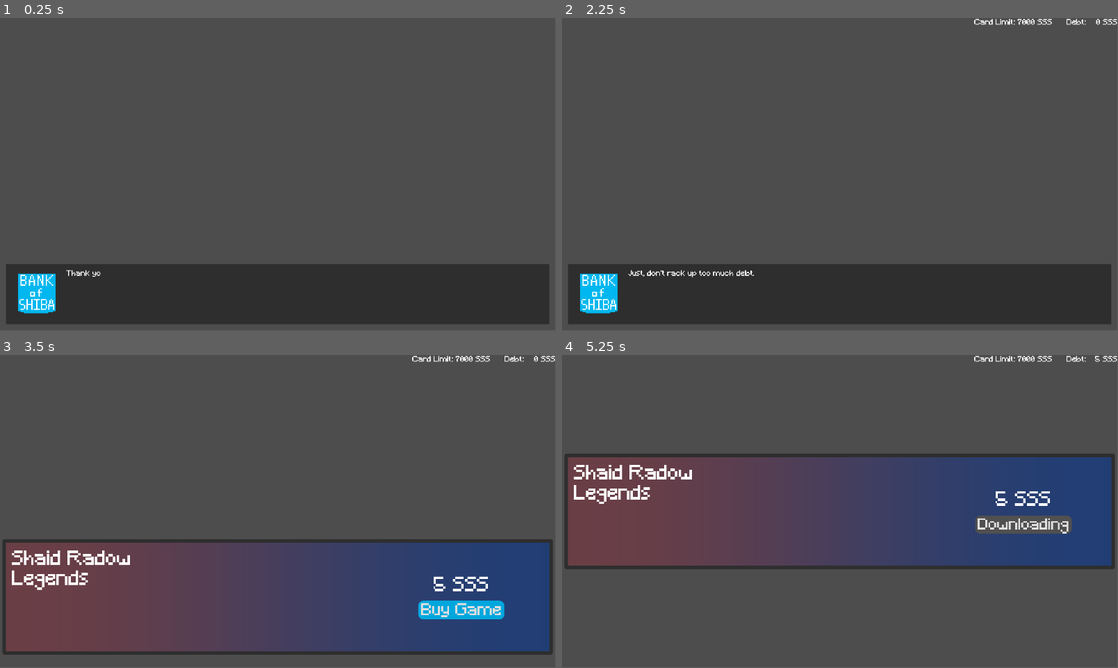
Above: before the commit, frames 1-4 (two rows, left to right).
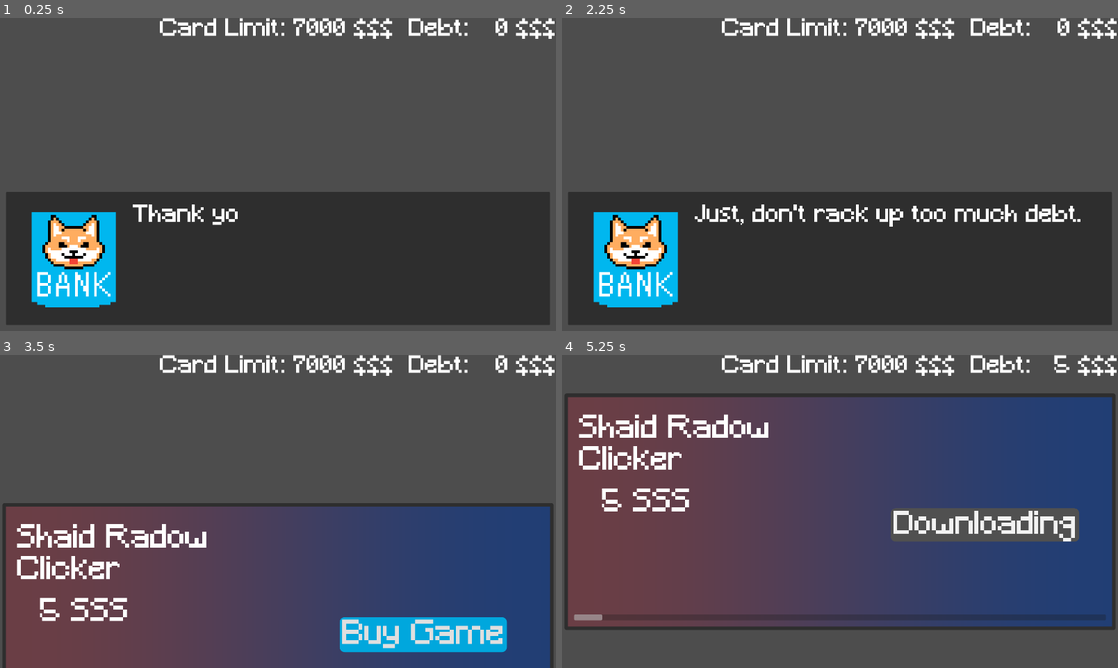
Above: after the commit, the same moments.

Repository: Heinrich-XIAO/average-mobile-game
Game: Godot game, scene res://scenes/Root.tscn
Same seed, same stepped clock (60 frames per second), same inputs: the game is played once before the commit and once after it.
Inputs (mouse positions are in pixels of both pictures, inside the frame that each line leads up to):
- Up to frame 1 (0.25 s): no input
- Up to frame 2 (2.25 s): tap Enter at 0.5, 0.6, 2.1 s; move the mouse to (962, 158) at 0.52 s; click (962, 158) at 0.67 s; tap Space at 1.25 s; move the mouse to (728, 190) at 1.27 s; tap F at 1.35 s; click (728, 190) at 1.42 s; move the mouse to (895, 105) at 2.02 s; click (895, 105) at 2.17 s
- Up to frame 3 (3.5 s): tap Enter at 2.75 s; move the mouse to (250, 574) at 2.77 s; tap F at 2.85 s; click (250, 574) at 2.92 s
- Up to frame 4 (5.25 s): click "Buy Game" at 3.5 s; click (984, 542) at 4.25 s, where only the run after the commit has a clickable "Downloading"; move the mouse to (1006, 558) at 5.02 s; tap F at 5.1 s; click (1006, 558) at 5.17 s
In our replay, the window is 799x449 before the commit and 800x450 after it. These sizes can differ from the game's own. Grey fills any space a smaller window leaves; there, only what the larger window draws over its background counts as a difference.

The runs differ from the first frame. In frame 1, 26% of the frame differs, in the area x 1-100%, y 0-98%; in frame 2, 26%; in frame 3, 19%; in frame 4, 32%, in the area x 0-100%, y 0-88%.

Commit message:
new scene

Diff:
--- a/Globals.gd
+++ b/Globals.gd
@@ -3,6 +3,14 @@
 signal debt_changed(newvalue)
 var debt: int = 0 : set = set_debt
 
+signal bought_game()
+var bought_game_state: bool = false : set = set_bought_game_state
+
 func set_debt(value):
 	debt = value
 	emit_signal("debt_changed", value)
+
+func set_bought_game_state(value):
+	bought_game_state = value
+	if value:
+		emit_signal("bought_game")
--- a/font.tres
+++ b/font.tres
@@ -4,4 +4,4 @@
 
 [resource]
 font = ExtResource("1_7j002")
-font_size = 32
+font_size = 98
--- a/project.godot
+++ b/project.godot
@@ -23,6 +23,7 @@
 
 window/size/viewport_width=2304
 window/size/viewport_height=1296
+window/stretch/mode="viewport"
 
 [editor_plugins]
 
--- a/scenes/Dialog.tscn
+++ b/scenes/Dialog.tscn
@@ -13,7 +13,7 @@
 script = ExtResource("2_nfiha")
 
 [node name="PanelContainer" type="PanelContainer" parent="."]
-custom_minimum_size = Vector2(0, 250)
+custom_minimum_size = Vector2(0, 500)
 layout_mode = 1
 anchors_preset = -1
 anchor_top = 1.0
@@ -27,17 +27,17 @@
 
 [node name="MarginContainer" type="MarginContainer" parent="PanelContainer"]
 layout_mode = 2
-theme_override_constants/margin_left = 25
-theme_override_constants/margin_top = 25
-theme_override_constants/margin_right = 25
-theme_override_constants/margin_bottom = 25
+theme_override_constants/margin_left = 50
+theme_override_constants/margin_top = 50
+theme_override_constants/margin_right = 50
+theme_override_constants/margin_bottom = 50
 
 [node name="HBoxContainer" type="HBoxContainer" parent="PanelContainer/MarginContainer"]
 layout_mode = 2
 theme_override_constants/separation = 25
 
 [node name="TextureRect" type="TextureRect" parent="PanelContainer/MarginContainer/HBoxContainer"]
-custom_minimum_size = Vector2(200, 200)
+custom_minimum_size = Vector2(450, 450)
 layout_mode = 2
 
 [node name="Label" type="Label" parent="PanelContainer/MarginContainer/HBoxContainer"]
--- /dev/null
+++ b/scenes/Game.tscn
@@ -0,0 +1,76 @@
+[gd_scene load_steps=8 format=3 uid="uid://c6e85mo505ud1"]
+
+[ext_resource type="FontFile" uid="uid://c42lwm6ec4n06" path="res://Minecraft.ttf" id="1_ibkli"]
+[ext_resource type="Script" uid="uid://cllhm2ckcrbdb" path="res://scenes/game.gd" id="1_s0nni"]
+[ext_resource type="StyleBox" uid="uid://cons8p27lgekx" path="res://start.tres" id="2_qbsmt"]
+[ext_resource type="AudioStream" uid="uid://cfyvi4elmnnqw" path="res://assets/bgmusic.mp3" id="3_cpr0p"]
+[ext_resource type="AudioStream" uid="uid://cmccnl5c7xouu" path="res://assets/Woosh.mp3" id="4_aug50"]
+
+[sub_resource type="StyleBoxFlat" id="StyleBoxFlat_qbsmt"]
+bg_color = Color(1, 0.303947, 0.197165, 1)
+
+[sub_resource type="LabelSettings" id="LabelSettings_qbsmt"]
+font = ExtResource("1_ibkli")
+font_size = 208
+
+[node name="Game" type="Control"]
+layout_mode = 3
+anchors_preset = 15
+anchor_right = 1.0
+anchor_bottom = 1.0
+grow_horizontal = 2
+grow_vertical = 2
+script = ExtResource("1_s0nni")
+
+[node name="Panel" type="Panel" parent="."]
+layout_mode = 1
+anchors_preset = 15
+anchor_right = 1.0
+anchor_bottom = 1.0
+grow_horizontal = 2
+grow_vertical = 2
+theme_override_styles/panel = SubResource("StyleBoxFlat_qbsmt")
+
+[node name="Label" type="Label" parent="."]
+layout_mode = 1
+anchors_preset = 10
+anchor_right = 1.0
+offset_top = 150.0
+offset_bottom = 569.0
+grow_horizontal = 2
+text = "Welcome to
+Shaid Radow Clicker"
+label_settings = SubResource("LabelSettings_qbsmt")
+horizontal_alignment = 1
+autowrap_mode = 2
+
+[node name="Start" type="Button" parent="."]
+layout_mode = 1
+anchors_preset = 8
+anchor_left = 0.5
+anchor_top = 0.5
+anchor_right = 0.5
+anchor_bottom = 0.5
+offset_left = -383.0
+offset_top = 52.0
+offset_right = 383.0
+offset_bottom = 368.0
+grow_horizontal = 2
+grow_vertical = 2
+theme_override_colors/font_color = Color(1, 1, 1, 1)
+theme_override_fonts/font = ExtResource("1_ibkli")
+theme_override_font_sizes/font_size = 256
+theme_override_styles/focus = ExtResource("2_qbsmt")
+theme_override_styles/hover_pressed = ExtResource("2_qbsmt")
+theme_override_styles/hover = ExtResource("2_qbsmt")
+theme_override_styles/pressed = ExtResource("2_qbsmt")
+theme_override_styles/normal = ExtResource("2_qbsmt")
+text = "Start"
+
+[node name="Whoosh" type="AudioStreamPlayer2D" parent="."]
+stream = ExtResource("4_aug50")
+volume_db = 18.11
+
+[node name="Background" type="AudioStreamPlayer2D" parent="."]
+stream = ExtResource("3_cpr0p")
+parameters/looping = true
--- /dev/null
+++ b/scenes/Intro.tscn
@@ -0,0 +1,191 @@
+[gd_scene load_steps=12 format=3 uid="uid://64xji1dgog3m"]
+
+[ext_resource type="Script" uid="uid://lgxvg6cegl2a" path="res://scripts/phone.gd" id="1_ywiat"]
+[ext_resource type="FontFile" uid="uid://c42lwm6ec4n06" path="res://Minecraft.ttf" id="2_mkji7"]
+[ext_resource type="StyleBox" uid="uid://bgk74gardftf2" path="res://downloading_game.tres" id="3_capyo"]
+[ext_resource type="StyleBox" uid="uid://btmlfjuc6cbf7" path="res://buy_game.tres" id="4_b2a04"]
+
+[sub_resource type="StyleBoxFlat" id="StyleBoxFlat_t5lxn"]
+bg_color = Color(0.180392, 0.180392, 0.180392, 1)
+border_color = Color(0.111197, 0.111197, 0.111197, 1)
+corner_radius_top_left = 10
+corner_radius_top_right = 10
+corner_radius_bottom_right = 10
+corner_radius_bottom_left = 10
+
+[sub_resource type="Curve" id="Curve_t5lxn"]
+_data = [Vector2(0.00334448, 0.59375), 0.0, 0.0, 0, 0, Vector2(1, 0.1875), 0.0, 0.0, 0, 0]
+point_count = 2
+
+[sub_resource type="Curve" id="Curve_ds0p6"]
+_data = [Vector2(0.605351, 0.620245), 0.0, 0.0, 0, 0]
+point_count = 1
+
+[sub_resource type="Curve" id="Curve_5egc8"]
+_data = [Vector2(0, 0.452446), 0.0, 0.0, 0, 0, Vector2(1, 0.761549), 0.0, 0.0, 0, 0]
+point_count = 2
+
+[sub_resource type="CurveXYZTexture" id="CurveXYZTexture_spd4q"]
+curve_x = SubResource("Curve_t5lxn")
+curve_y = SubResource("Curve_ds0p6")
+curve_z = SubResource("Curve_5egc8")
+
+[sub_resource type="StyleBoxTexture" id="StyleBoxTexture_ypxwd"]
+texture = SubResource("CurveXYZTexture_spd4q")
+modulate_color = Color(0.701653, 0.391428, 0.599674, 1)
+
+[sub_resource type="LabelSettings" id="LabelSettings_t5lxn"]
+font = ExtResource("2_mkji7")
+font_size = 128
+
+[node name="Intro" type="Control"]
+custom_minimum_size = Vector2(0, 1000)
+layout_mode = 3
+anchors_preset = 14
+anchor_top = 0.5
+anchor_right = 1.0
+anchor_bottom = 0.5
+offset_top = -250.0
+offset_bottom = 250.0
+grow_horizontal = 2
+grow_vertical = 2
+script = ExtResource("1_ywiat")
+
+[node name="PanelContainer" type="PanelContainer" parent="."]
+z_index = -1
+layout_mode = 1
+anchors_preset = -1
+anchor_right = 1.0
+anchor_bottom = 1.0
+offset_left = 10.0
+offset_top = 10.0
+offset_right = -10.0
+offset_bottom = -10.0
+grow_horizontal = 2
+grow_vertical = 2
+pivot_offset = Vector2(30, 6)
+theme_override_styles/panel = SubResource("StyleBoxFlat_t5lxn")
+
+[node name="Panel" type="Panel" parent="."]
+layout_mode = 1
+anchors_preset = -1
+anchor_right = 1.0
+anchor_bottom = 1.0
+offset_left = 25.0
+offset_top = 25.0
+offset_right = -25.0
+offset_bottom = -25.0
+grow_horizontal = 2
+grow_vertical = 2
+theme_override_styles/panel = SubResource("StyleBoxTexture_ypxwd")
+
+[node name="Downloads" type="Button" parent="Panel"]
+visible = false
+layout_mode = 1
+anchors_preset = -1
+anchor_left = 1.0
+anchor_top = 0.5
+anchor_right = 1.0
+anchor_bottom = 0.5
+offset_left = -525.0
+offset_top = 28.0
+offset_right = -146.0
+offset_bottom = 92.0
+grow_horizontal = 0
+grow_vertical = 2
+theme_override_fonts/font = ExtResource("2_mkji7")
+theme_override_font_sizes/font_size = 128
+theme_override_styles/focus = ExtResource("3_capyo")
+theme_override_styles/hover_pressed = ExtResource("3_capyo")
+theme_override_styles/hover = ExtResource("3_capyo")
+theme_override_styles/pressed = ExtResource("3_capyo")
+theme_override_styles/normal = ExtResource("3_capyo")
+text = "Downloading"
+
+[node name="Buy" type="Button" parent="Panel"]
+layout_mode = 1
+anchors_preset = -1
+anchor_left = 1.0
+anchor_top = 0.5
+anchor_right = 1.0
+anchor_bottom = 0.5
+offset_left = -295.0
+offset_top = 84.0
+offset_right = -205.0
+offset_bottom = 36.0
+grow_horizontal = 0
+grow_vertical = 2
+theme_override_fonts/font = ExtResource("2_mkji7")
+theme_override_font_sizes/font_size = 128
+theme_override_styles/focus = ExtResource("4_b2a04")
+theme_override_styles/hover_pressed = ExtResource("4_b2a04")
+theme_override_styles/hover = ExtResource("4_b2a04")
+theme_override_styles/pressed = ExtResource("4_b2a04")
+theme_override_styles/normal = ExtResource("4_b2a04")
+text = "Buy Game"
+
+[node name="Open" type="Button" parent="Panel"]
+visible = false
+layout_mode = 1
+anchors_preset = -1
+anchor_left = 1.0
+anchor_top = 0.5
+anchor_right = 1.0
+anchor_bottom = 0.5
+offset_left = -675.0
+offset_top = 28.0
+offset_right = -358.0
+offset_bottom = 92.0
+grow_horizontal = 0
+grow_vertical = 2
+theme_override_fonts/font = ExtResource("2_mkji7")
+theme_override_font_sizes/font_size = 128
+theme_override_styles/focus = ExtResource("4_b2a04")
+theme_override_styles/hover_pressed = ExtResource("4_b2a04")
+theme_override_styles/hover = ExtResource("4_b2a04")
+theme_override_styles/pressed = ExtResource("4_b2a04")
+theme_override_styles/normal = ExtResource("4_b2a04")
+text = "Open
+"
+
+[node name="ProgressBar" type="ProgressBar" parent="Panel"]
+layout_mode = 1
+anchors_preset = -1
+anchor_top = 1.0
+anchor_right = 1.0
+anchor_bottom = 1.0
+offset_left = 25.0
+offset_top = -50.0
+offset_right = -25.0
+offset_bottom = -25.0
+grow_horizontal = 2
+grow_vertical = 0
+show_percentage = false
+
+[node name="Label" type="Label" parent="."]
+layout_mode = 0
+offset_left = 71.0
+offset_top = 98.0
+offset_right = 1099.0
+offset_bottom = 357.0
+text = "Shaid Radow Clicker"
+label_settings = SubResource("LabelSettings_t5lxn")
+autowrap_mode = 2
+
+[node name="Label2" type="Label" parent="."]
+layout_mode = 1
+anchors_preset = -1
+anchor_left = 1.0
+anchor_top = 0.5
+anchor_right = 1.0
+anchor_bottom = 0.5
+offset_left = -2164.0
+offset_top = -97.0
+offset_right = -1744.0
+offset_bottom = 31.0
+grow_horizontal = 0
+grow_vertical = 2
+text = "5 SSS"
+label_settings = SubResource("LabelSettings_t5lxn")
+horizontal_alignment = 1
+autowrap_mode = 2
--- a/scenes/Phone.tscn
+++ /dev/null
@@ -1,150 +0,0 @@
-[gd_scene load_steps=12 format=3 uid="uid://64xji1dgog3m"]
-
-[ext_resource type="Script" uid="uid://lgxvg6cegl2a" path="res://scripts/phone.gd" id="1_ypxwd"]
-[ext_resource type="FontFile" uid="uid://c42lwm6ec4n06" path="res://Minecraft.ttf" id="2_dh71v"]
-[ext_resource type="StyleBox" uid="uid://bgk74gardftf2" path="res://downloading_game.tres" id="3_t5lxn"]
-[ext_resource type="StyleBox" uid="uid://btmlfjuc6cbf7" path="res://buy_game.tres" id="3_ypxwd"]
-
-[sub_resource type="Curve" id="Curve_t5lxn"]
-_data = [Vector2(0.00334448, 0.59375), 0.0, 0.0, 0, 0, Vector2(1, 0.1875), 0.0, 0.0, 0, 0]
-point_count = 2
-
-[sub_resource type="Curve" id="Curve_ds0p6"]
-_data = [Vector2(0.605351, 0.620245), 0.0, 0.0, 0, 0]
-point_count = 1
-
-[sub_resource type="Curve" id="Curve_5egc8"]
-_data = [Vector2(0, 0.452446), 0.0, 0.0, 0, 0, Vector2(1, 0.761549), 0.0, 0.0, 0, 0]
-point_count = 2
-
-[sub_resource type="CurveXYZTexture" id="CurveXYZTexture_spd4q"]
-curve_x = SubResource("Curve_t5lxn")
-curve_y = SubResource("Curve_ds0p6")
-curve_z = SubResource("Curve_5egc8")
-
-[sub_resource type="StyleBoxTexture" id="StyleBoxTexture_ypxwd"]
-texture = SubResource("CurveXYZTexture_spd4q")
-modulate_color = Color(0.701653, 0.391428, 0.599674, 1)
-
-[sub_resource type="LabelSettings" id="LabelSettings_t5lxn"]
-font = ExtResource("2_dh71v")
-font_size = 80
-
-[sub_resource type="StyleBoxFlat" id="StyleBoxFlat_t5lxn"]
-bg_color = Color(0.180392, 0.180392, 0.180392, 1)
-border_color = Color(0.111197, 0.111197, 0.111197, 1)
-corner_radius_top_left = 10
-corner_radius_top_right = 10
-corner_radius_bottom_right = 10
-corner_radius_bottom_left = 10
-
-[node name="Phone" type="Control"]
-custom_minimum_size = Vector2(0, 500)
-layout_mode = 3
-anchors_preset = 14
-anchor_top = 0.5
-anchor_right = 1.0
-anchor_bottom = 0.5
-grow_horizontal = 2
-grow_vertical = 2
-script = ExtResource("1_ypxwd")
-
-[node name="Panel" type="Panel" parent="."]
-layout_mode = 1
-anchors_preset = -1
-anchor_right = 1.0
-anchor_bottom = 1.0
-offset_left = 25.0
-offset_top = 25.0
-offset_right = -25.0
-offset_bottom = -25.0
-grow_horizontal = 2
-grow_vertical = 2
-theme_override_styles/panel = SubResource("StyleBoxTexture_ypxwd")
-
-[node name="Downloads" type="Button" parent="Panel"]
-visible = false
-layout_mode = 1
-anchors_preset = -1
-anchor_left = 1.0
-anchor_top = 0.5
-anchor_right = 1.0
-anchor_bottom = 0.5
-offset_left = -554.0
-offset_top = 28.0
-offset_right = -174.0
-offset_bottom = 92.0
-grow_horizontal = 0
-grow_vertical = 2
-theme_override_fonts/font = ExtResource("2_dh71v")
-theme_override_font_sizes/font_size = 64
-theme_override_styles/focus = ExtResource("3_t5lxn")
-theme_override_styles/hover_pressed = ExtResource("3_t5lxn")
-theme_override_styles/hover = ExtResource("3_t5lxn")
-theme_override_styles/pressed = ExtResource("3_t5lxn")
-theme_override_styles/normal = ExtResource("3_t5lxn")
-text = "Downloading"
-
-[node name="Button" type="Button" parent="Panel"]
-layout_mode = 1
-anchors_preset = -1
-anchor_left = 1.0
-anchor_top = 0.5
-anchor_right = 1.0
-anchor_bottom = 0.5
-offset_left = -295.0
-offset_top = 84.0
-offset_right = -205.0
-offset_bottom = 36.0
-grow_horizontal = 0
-grow_vertical = 2
-theme_override_fonts/font = ExtResource("2_dh71v")
-theme_override_font_sizes/font_size = 64
-theme_override_styles/focus = ExtResource("3_ypxwd")
-theme_override_styles/hover_pressed = ExtResource("3_ypxwd")
-theme_override_styles/hover = ExtResource("3_ypxwd")
-theme_override_styles/pressed = ExtResource("3_ypxwd")
-theme_override_styles/normal = ExtResource("3_ypxwd")
-text = "Buy Game"
-
-[node name="Label" type="Label" parent="."]
-layout_mode = 0
-offset_left = 49.0
-offset_top = 57.0
-offset_right = 655.0
-offset_bottom = 234.0
-text = "Shaid Radow Legends"
-label_settings = SubResource("LabelSettings_t5lxn")
-autowrap_mode = 2
-
-[node name="Label2" type="Label" parent="."]
-layout_mode = 1
-anchors_preset = -1
-anchor_left = 1.0
-anchor_top = 0.5
-anchor_right = 1.0
-anchor_bottom = 0.5
-offset_left = -550.0
-offset_top = -83.0
-offset_right = -230.0
-offset_bottom = -6.0
-grow_horizontal = 0
-grow_vertical = 2
-text = "5 SSS"
-label_settings = SubResource("LabelSettings_t5lxn")
-horizontal_alignment = 1
-autowrap_mode = 2
-
-[node name="PanelContainer" type="PanelContainer" parent="."]
-z_index = -1
-layout_mode = 1
-anchors_preset = -1
-anchor_right = 1.0
-anchor_bottom = 1.0
-offset_left = 10.0
-offset_top = 10.0
-offset_right = -10.0
-offset_bottom = -10.0
-grow_horizontal = 2
-grow_vertical = 2
-theme_override_styles/panel = SubResource("StyleBoxFlat_t5lxn")
--- a/scenes/Root.tscn
+++ b/scenes/Root.tscn
@@ -1,10 +1,11 @@
-[gd_scene load_steps=6 format=3 uid="uid://lwk21bgyu8g1"]
+[gd_scene load_steps=7 format=3 uid="uid://lwk21bgyu8g1"]
 
 [ext_resource type="PackedScene" uid="uid://dnnka5th1gldj" path="res://scenes/Dialog.tscn" id="1_1bxvr"]
 [ext_resource type="Script" uid="uid://c55jcsmfwvrfs" path="res://scripts/root.gd" id="1_m7djw"]
 [ext_resource type="LabelSettings" uid="uid://dk2wkwyjhrjcg" path="res://font.tres" id="3_t5xp5"]
-[ext_resource type="PackedScene" uid="uid://64xji1dgog3m" path="res://scenes/Phone.tscn" id="4_mvcll"]
+[ext_resource type="PackedScene" uid="uid://64xji1dgog3m" path="res://scenes/Intro.tscn" id="5_5npxh"]
 [ext_resource type="AudioStream" uid="uid://p55pa4dol07g" path="res://assets/debt.ogg" id="5_ont70"]
+[ext_resource type="PackedScene" uid="uid://c6e85mo505ud1" path="res://scenes/Game.tscn" id="6_5npxh"]
 
 [node name="Root" type="Control"]
 layout_mode = 3
@@ -19,33 +20,39 @@
 layout_mode = 1
 
 [node name="HBoxContainer" type="HBoxContainer" parent="."]
-visible = false
 layout_mode = 1
 anchors_preset = 1
 anchor_left = 1.0
 anchor_right = 1.0
-offset_left = -480.0
-offset_bottom = 40.0
+offset_left = -1641.0
+offset_bottom = 99.0
 grow_horizontal = 0
 
 [node name="Limit and Debt" type="Label" parent="HBoxContainer"]
 layout_mode = 2
-text = "Card Limit: 7000 SSS      Debt:"
+text = "Card Limit: 7000 $$$  Debt:"
 label_settings = ExtResource("3_t5xp5")
 
 [node name="Label" type="Label" parent="HBoxContainer"]
 custom_minimum_size = Vector2(125, 0)
 layout_mode = 2
-text = "0 SSS"
+size_flags_horizontal = 10
+text = "0 $$$"
 label_settings = ExtResource("3_t5xp5")
 horizontal_alignment = 2
 
-[node name="Phone" parent="." instance=ExtResource("4_mvcll")]
+[node name="AudioStreamPlayer" type="AudioStreamPlayer" parent="."]
+stream = ExtResource("5_ont70")
+
+[node name="Intro" parent="." instance=ExtResource("5_5npxh")]
 layout_mode = 1
 anchors_preset = -1
 anchor_top = 1.0
 anchor_bottom = 1.0
+offset_top = 0.0
+offset_bottom = 0.0
 grow_vertical = 1
 
-[node name="AudioStreamPlayer" type="AudioStreamPlayer" parent="."]
-stream = ExtResource("5_ont70")
+[node name="Game" parent="." instance=ExtResource("6_5npxh")]
+visible = false
+layout_mode = 1
--- /dev/null
+++ b/scenes/game.gd
@@ -0,0 +1,13 @@
+extends Control
+
+func woosh() -> void:
+	$Whoosh.play(0.07)
+
+func whoosh() -> void: # In case i spell it differently next time.
+	woosh()
+
+func _ready() -> void:
+	$Start.gui_input.connect(func (event):
+		if event is InputEventMouseButton and event.pressed and event.button_index == MOUSE_BUTTON_LEFT:
+			self.woosh()
+	)
--- a/scripts/phone.gd
+++ b/scripts/phone.gd
@@ -11,7 +11,8 @@
 
 
 func _ready():
-	var buy_button = $Panel/Button
+	var buy_button = $Panel/Buy
+	var open_button = $Panel/Open
 	$PanelContainer.mouse_filter = Control.MOUSE_FILTER_IGNORE
 
 	buy_button.connect("gui_input", func (event):
@@ -19,5 +20,21 @@
 			Globals.debt += 5
 			buy_button.hide()
 			$Panel/Downloads.show()
+			$Panel/ProgressBar.show()
+			var tween = create_tween()
+			tween.set_ease(Tween.EASE_IN_OUT)
+			tween.set_trans(Tween.TRANS_EXPO)
+			tween.tween_property($Panel/ProgressBar, "value", 100, 5)
+			await tween.finished
+			$Panel/Downloads.hide()
+			$Panel/ProgressBar.hide()
+			$Panel/Open.show()
 	)
+
+	open_button.connect("gui_input", func (event):
+		if event is InputEventMouseButton and not event.pressed and event.button_index == MOUSE_BUTTON_LEFT:
+			print("opened")
+			Globals.bought_game_state = true
+	)
+
 	button_animation(buy_button)
--- a/scripts/root.gd
+++ b/scripts/root.gd
@@ -2,21 +2,27 @@
 
 
 func _debt_changed(value):
-	$HBoxContainer/Label.text = str(value) + " SSS"
+	$HBoxContainer/Label.text = str(value) + " $$$"
 	$AudioStreamPlayer.play()
+
+func _game_starts():
+	$Game.show()
+	$Game/Background.play()
 
 func _ready():
 	Globals.connect("debt_changed", self._debt_changed)
+	Globals.connect("bought_game", self._game_starts)
+
 	var dialog = $Dialog
 	var image: CompressedTexture2D = load("res://images/shiba_bank.png")
 	await dialog.send_multiple_dialogs(["Thank you for opening your credit card with Shiba bank.",\
 	"Just, don't rack up too much debt."], image, func ():
-		$Phone.show()
+		$Intro.show()
 		var tween = create_tween()
 		var center_pos = get_viewport_rect().size / 2
-		center_pos -= $Phone.size/2
+		center_pos -= $Intro.size/2
 		tween.set_trans(Tween.TRANS_SINE)
 		tween.set_ease(Tween.EASE_IN_OUT)
-		tween.tween_property($Phone, "position", center_pos, 1.0)
+		tween.tween_property($Intro, "position", center_pos, 1.0)
 	)
 	$HBoxContainer.show()
--- /dev/null
+++ b/start.tres
@@ -0,0 +1,8 @@
+[gd_resource type="StyleBoxFlat" format=3 uid="uid://cons8p27lgekx"]
+
+[resource]
+content_margin_left = 66.0
+content_margin_top = 60.0
+content_margin_right = 60.0
+bg_color = Color(0.101961, 0.74902, 0.203922, 1)
+border_color = Color(0, 0.917647, 0.886275, 0)
Not shown, added: assets/Woosh.mp3.import
Not shown, added: assets/bgmusic.mp3.import
Not shown, added: export_presets.cfg
Binary file changed: images/shiba_bank.png
Not shown, changed: images/shiba_bank.png.import
Not shown, added: scenes/game.gd.uid
Not shown, added: assets/Woosh.mp3
Not shown, added: assets/bg_music.flac
Not shown, added: assets/bgmusic.mp3
Not shown, added: images/F-777 - SYSTEM FIX - Bring Me Back (Piano Version).flac
